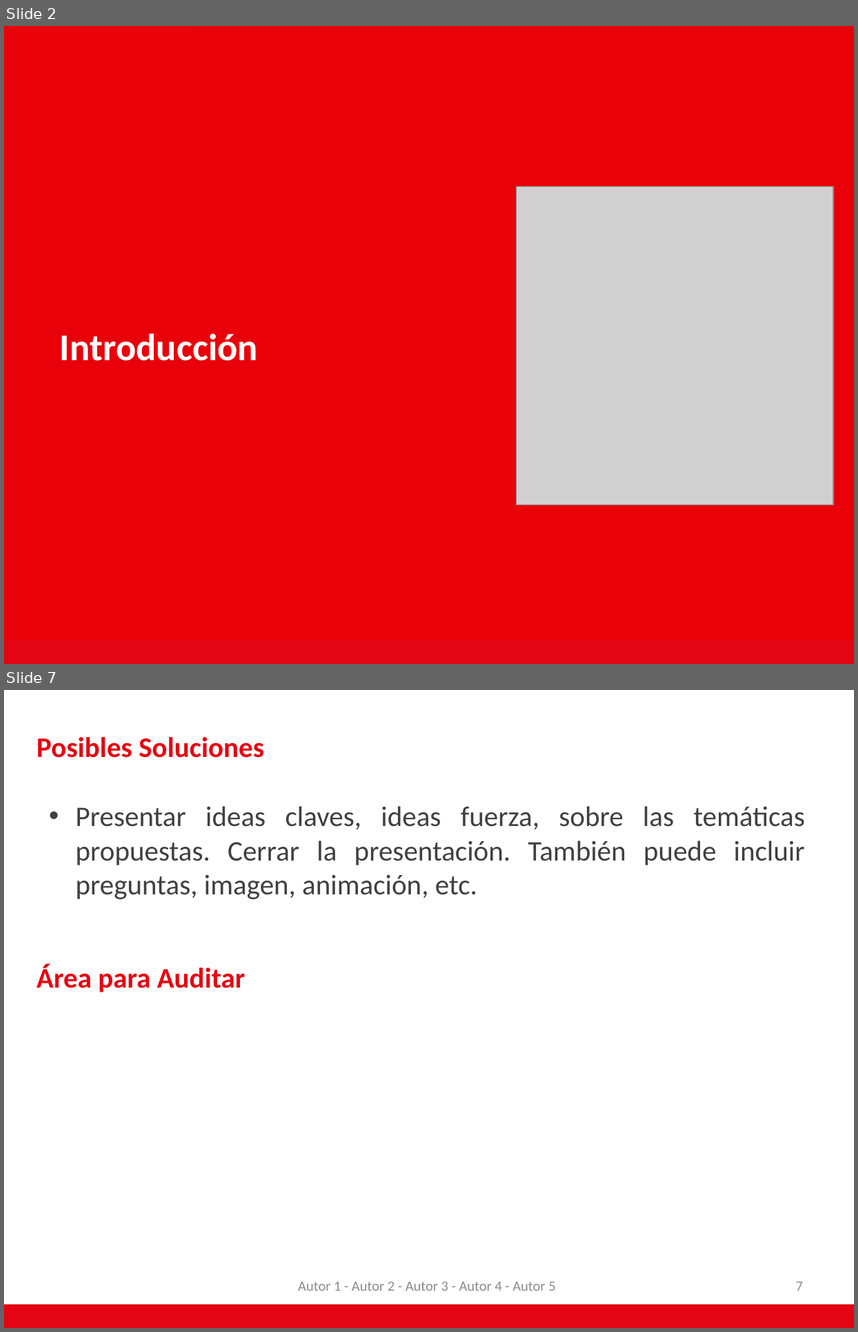
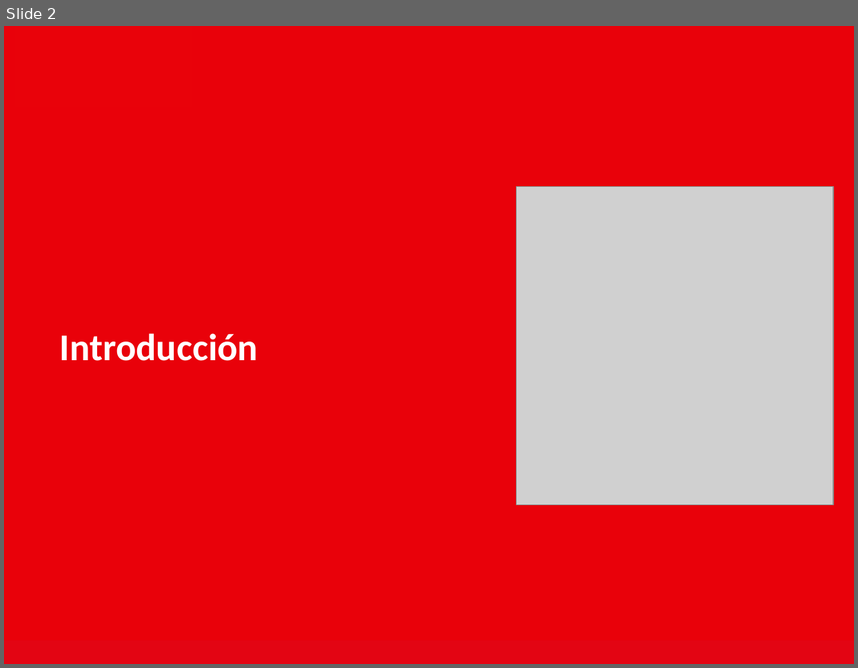
Before and after one commit to AdNNNN/inacap.2019, a slide deck: trabajos.inacap.2019/Seguridad y auditoria informática/Unidad 3/Planilla Editable.pptx. Shown one above the other, each under a label of ours: slides 2 and 7 before the commit, slide 2 after it; the slides between them are not shown. The pictures are 858x1332 and 858x668 pixels, drawn with LibreOffice and Linux fonts; fonts in the diff are those of the drawing; grey boxes stand for pictures; background and template pictures are left out. Boxes give left, top, right and bottom in pixels: in the first picture for what was removed or moved away, otherwise in the second. Text is boxed around its words. In the diff, an @@ line names an element or a change of style, - is before the commit and + after.

```diff
--- a/trabajos.inacap.2019/Seguridad y auditoria informática/Unidad 3/Planilla Editable.pptx
+++ b/trabajos.inacap.2019/Seguridad y auditoria informática/Unidad 3/Planilla Editable.pptx
@@ slide 7 removed at <box>4,690,854,1328</box>, background #FFFFFF; not listed: 1 template element that a slide beside it also shows @@
@@ title removed at <box>36,737,264,758</box> @@
-Posibles Soluciones
@@ text removed at <box>76,806,805,899</box> @@
-• Presentar ideas claves, ideas fuerza, sobre las temáticas propuestas. Cerrar la presentación. También puede incluir preguntas, imagen, animación, etc.
@@ text removed at <box>36,964,245,992</box> @@
-Área para Auditar
@@ text removed at <box>298,1281,555,1290</box> @@
-Autor 1 - Autor 2 - Autor 3 - Autor 4 - Autor 5
@@ page number removed at <box>796,1281,803,1290</box> @@
-7
```
Also in this commit, not shown: 3 slides changed, 10 slides added, 5 other slides removed, 12 other files.
